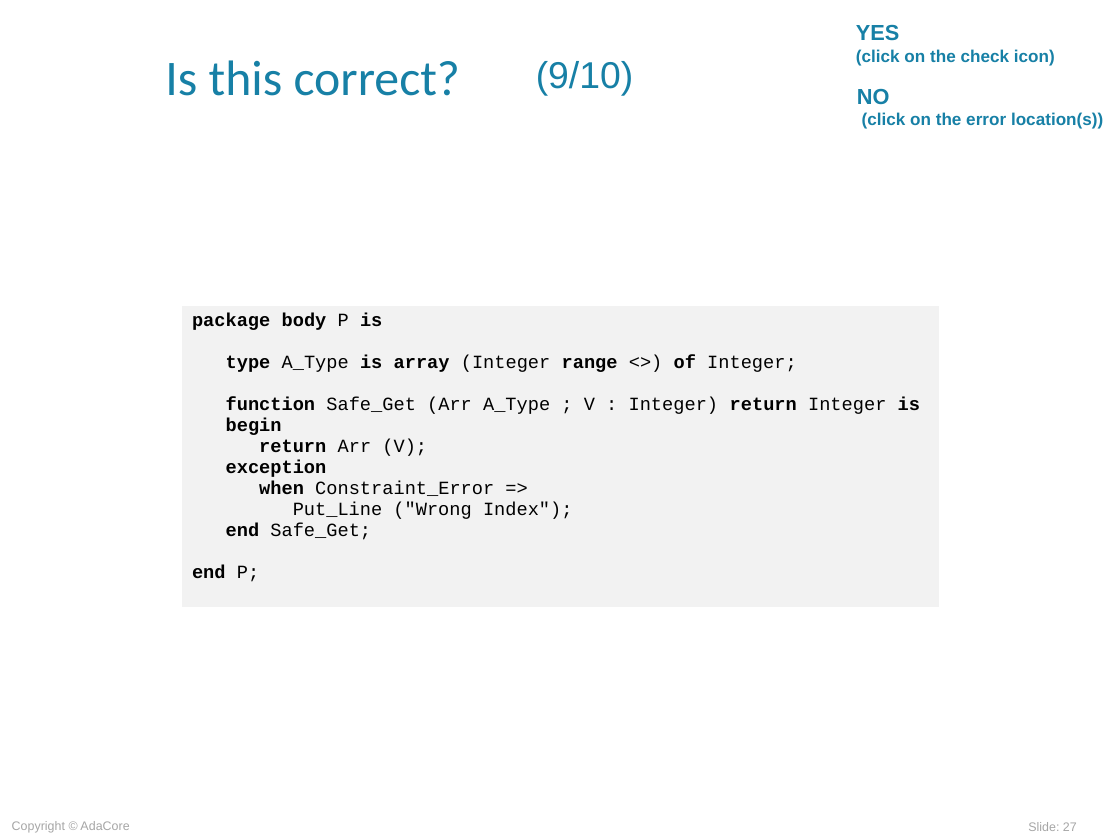
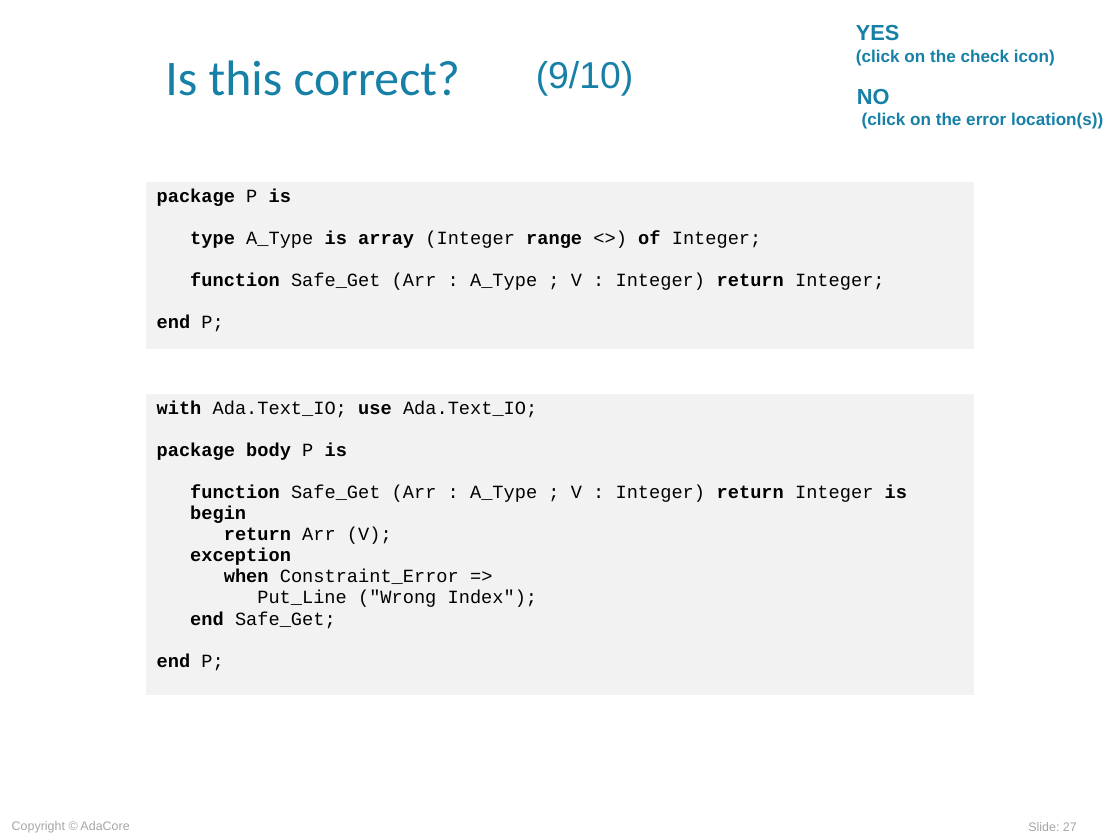
Before and after one commit to AdaCoreU/Courses, a slide deck: slide 27 of lectures/03_Programming_in_the_Large/01_Exceptions/slides/Exceptions.ppt. Drawn at 1120x840 pixels with LibreOffice and Linux fonts; fonts in the diff are those of the drawing; background and template pictures are left out. Boxes give left, top, right and bottom in pixels: in the first picture for what was removed or moved away, otherwise in the second. Text is boxed around its words. In the diff, an @@ line names an element or a change of style, - is before the commit and + after.

Commit message:
Updated English Exceptions Lecture
Updated English Exceptions Lecture

```diff
--- a/lectures/03_Programming_in_the_Large/01_Exceptions/slides/Exceptions.ppt
+++ b/lectures/03_Programming_in_the_Large/01_Exceptions/slides/Exceptions.ppt
@@ table added at (146,181,974,349), 1 rows, 1 columns @@
+package P is / type A_Type is array (Integer range <>) of Integer; / function Safe_Get (Arr : A_Type ; V : Integer) return Integer; / end P;
@@ table at (146,393,974,696) @@
@@ row 1, column 1: "package body P is / type A_Type is array (Integer range <>) of Integer; / function Safe_Get (Arr A_Type ; V : Integer) return Integer is / begin / return Arr (V); / exception / when Constraint_Error => / Put_Line ("Wrong Index"); / end Safe_Get; / end P;" to "with Ada.Text_IO; use Ada.Text_IO; / package body P is / function Safe_Get (Arr : A_Type ; V : Integer) return Integer is / begin / return Arr (V); / exception / when Constraint_Error => / Put_Line ("Wrong Index"); / end Safe_Get; / end P;" @@
@@ table: place and size @@
-table at (180,306,939,608)
+table at (146,393,974,696)
```
Also in this commit, not shown: 26 other slides changed, 1 slide added, 1 other file.
